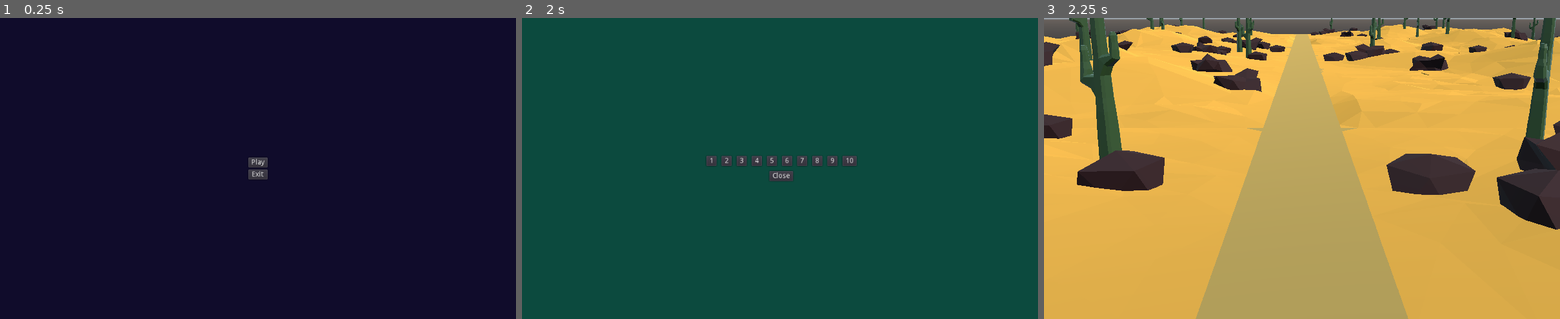
Above: before the commit, frames 1-3 (left to right).
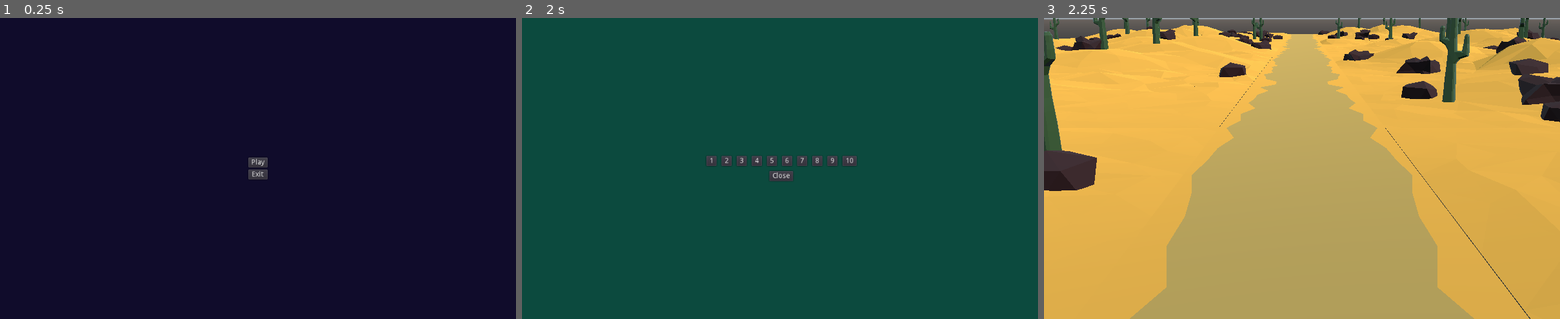
Above: after the commit, the same moments.

Repository: rans0000/math-runner
Game: Godot game, scene res://ui/MainMenu/MainMenu.tscn
The game is run twice, just before and just after one commit, with the same random seed, the same clock (stepped at 60 frames per second) and the same inputs.
Inputs:
- Up to frame 1 (0.25 s): no input
- Up to frame 2 (2 s): click "Play" at 0.5 s; click "Play" at 1.25 s
- Up to frame 3 (2.25 s): click "1" at 2 s

Frames 1-2 are identical in both runs. In frame 3, 32% of the frame differs, in the area x 0-100%, y 0-100%.

Commit message:
simplified sand platform generation

Diff:
--- a/Environment/Desert/Desert.gd
+++ b/Environment/Desert/Desert.gd
@@ -3,28 +3,20 @@
 const BLOCK_WIDTH = 50/2
 const ROAD_WIDTH = 3.5/2
 
-onready var sand_scene = preload("res://Environment/Desert/DesertSand.tscn")
-onready var road_scene = preload("res://Environment/Desert/DesertRoad.tscn")
+onready var sand_left = $DesertSand1
+onready var sand_right = $DesertSand2
 
 
 
 func _ready():
-	generate_world()
+	place_sand()
 	pass
 
 
 
-func generate_world():
-	for i in range(2):
-		var sand = sand_scene.instance()
-		var x_flip = (1 if i == 0 else -1)
-		var x_pos = BLOCK_WIDTH + ROAD_WIDTH
-		var rand_rot = (randi() % 4) * 90
-		sand.rotate_y(deg2rad(rand_rot))
-		sand.transform.origin = Vector3(x_flip * x_pos, 0, 0)
-		call_deferred("add_child", sand)
-		i+=1
-	var road = road_scene.instance()
-	road.transform.origin = Vector3(0, 0, 0)
-	call_deferred("add_child", road)
+func place_sand():
+	var rand_rot = (randi() % 4) * 90
+	sand_left.rotate_y(deg2rad(rand_rot))
+	rand_rot = (randi() % 4) * 90
+	sand_right.rotate_y(deg2rad(rand_rot))
 	pass
--- a/Environment/Desert/Desert.tscn
+++ b/Environment/Desert/Desert.tscn
@@ -1,6 +1,23 @@
-[gd_scene load_steps=2 format=2]
+[gd_scene load_steps=5 format=2]
 
 [ext_resource path="res://Environment/Desert/Desert.gd" type="Script" id=1]
+[ext_resource path="res://Environment/Desert/DesertRoad.tscn" type="PackedScene" id=2]
+[ext_resource path="res://Environment/Desert/DesertSand.tscn" type="PackedScene" id=3]
 
-[node name="Desert" type="Spatial"]
+[sub_resource type="BoxShape" id=1]
+extents = Vector3( 4, 1, 25 )
+
+[node name="Desert" type="StaticBody"]
 script = ExtResource( 1 )
+
+[node name="DesertRoad" parent="." instance=ExtResource( 2 )]
+
+[node name="DesertSand1" parent="." instance=ExtResource( 3 )]
+transform = Transform( 1, 0, 0, 0, 1, 0, 0, 0, 1, -28.75, 0, 0 )
+
+[node name="DesertSand2" parent="." instance=ExtResource( 3 )]
+transform = Transform( 1, 0, 0, 0, 1, 0, 0, 0, 1, 28.75, 0, 0 )
+
+[node name="CollisionShape" type="CollisionShape" parent="."]
+transform = Transform( 1, 0, 0, 0, 1, 0, 0, 0, 1, 0, -1, 0 )
+shape = SubResource( 1 )
